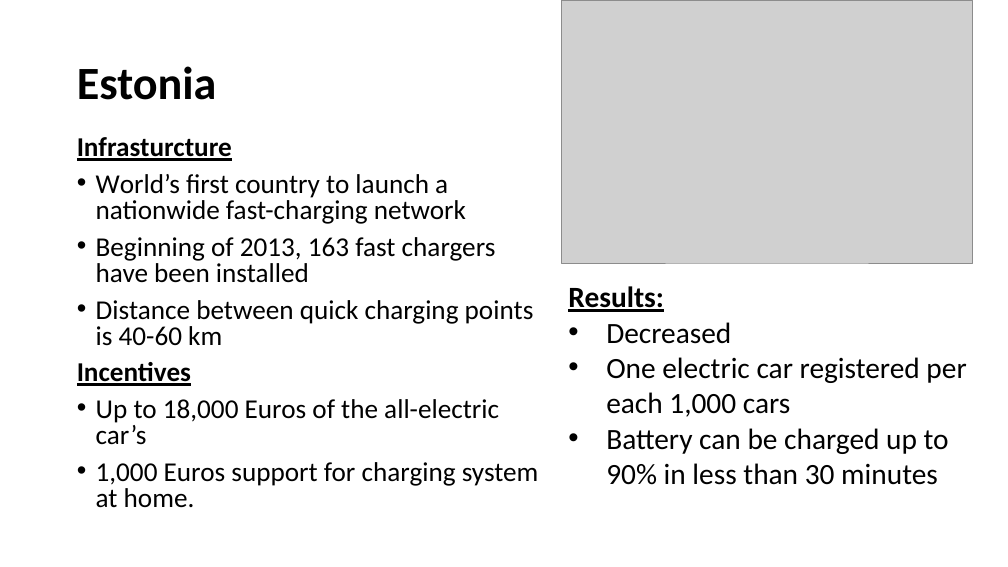
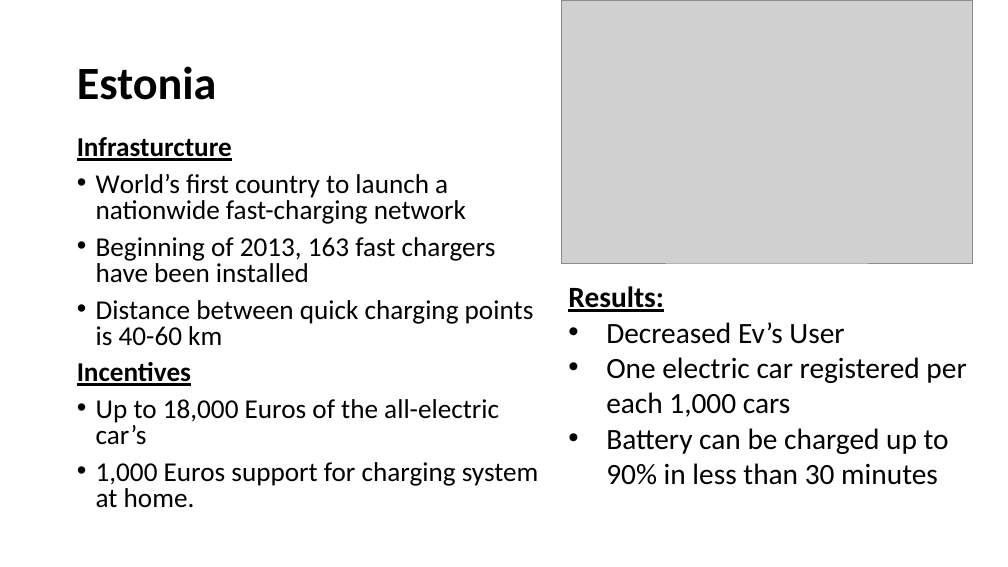
Before and after one commit to VincentHenric/GMS_group5, a slide deck: slide 7 of Class Presentations/3rd-presentation/PPT 13 05.pptx. Drawn at 1008x567 pixels with LibreOffice and Linux fonts; fonts in the diff are those of the drawing; grey boxes stand for pictures. Boxes give left, top, right and bottom in pixels: in the first picture for what was removed or moved away, otherwise in the second. Text is boxed around its words. In the diff, an @@ line names an element or a change of style, - is before the commit and + after.

Commit message:
3th presentation

```diff
--- a/Class Presentations/3rd-presentation/PPT 13 05.pptx
+++ b/Class Presentations/3rd-presentation/PPT 13 05.pptx
@@ text at <box>606,322,844,344</box>: text changed @@
-• Decreased
+• Decreased Ev’s User
```
